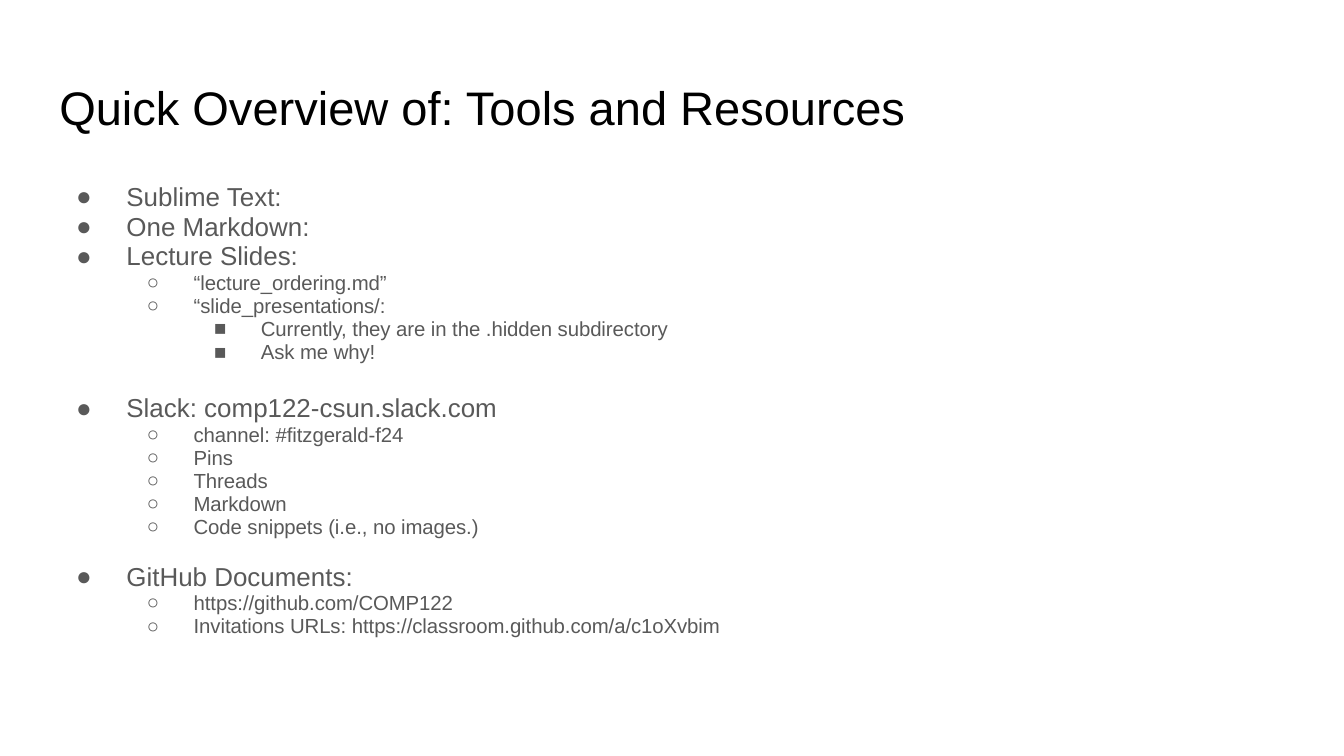
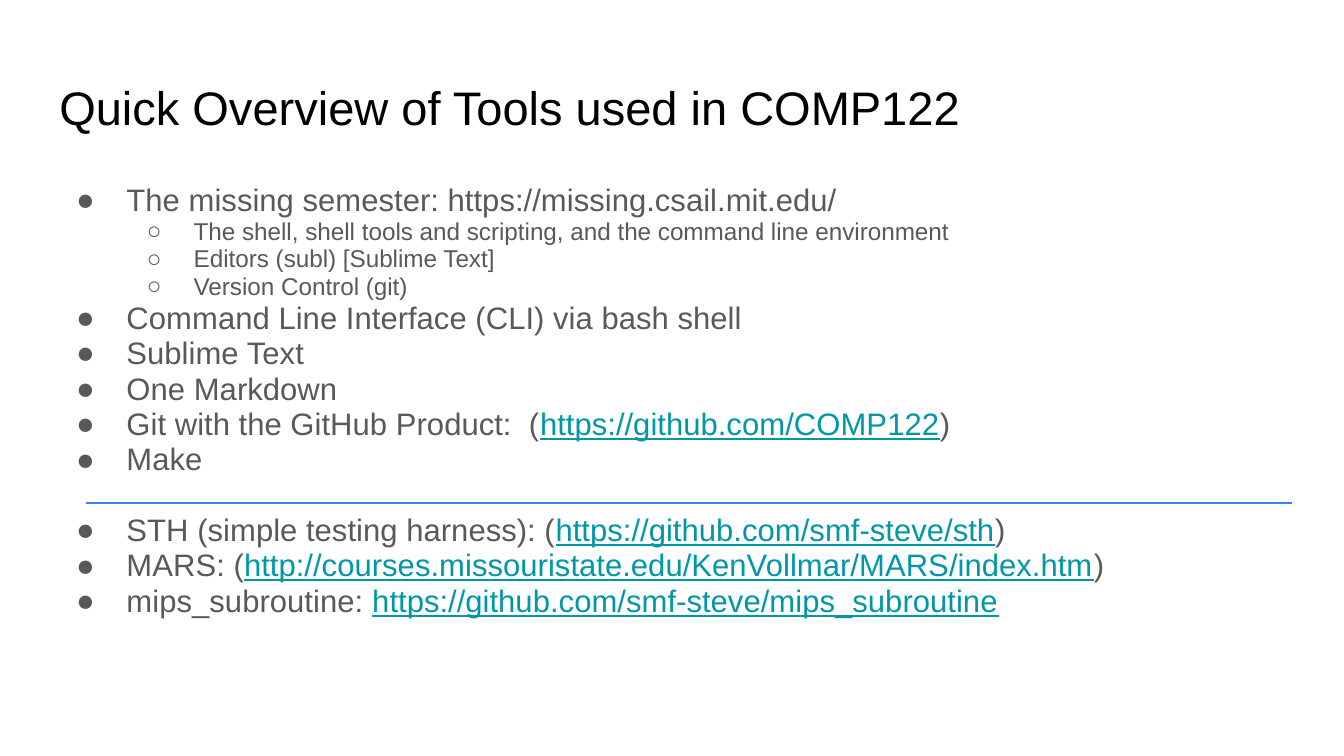
Before and after one commit to COMP122/comp122-f24, a slide deck: slide 6 of administrative/slide_presentations/.hidden/day1_agenda.pptx (slide 4 before the commit). Drawn at 1344x756 pixels with LibreOffice and Linux fonts; fonts in the diff are those of the drawing. Boxes give left, top, right and bottom in pixels: in the first picture for what was removed or moved away, otherwise in the second. Text is boxed around its words. In the diff, an @@ line names an element or a change of style, - is before the commit and + after.

```diff
--- a/administrative/slide_presentations/.hidden/day1_agenda.pptx
+++ b/administrative/slide_presentations/.hidden/day1_agenda.pptx
@@ title at box(59, 91, 959, 134): text changed @@
-Quick Overview of: Tools and Resources
+Quick Overview of Tools used in COMP122
@@ text at box(126, 188, 1105, 618): text changed; size 10.8 to 16.6 pt @@
-● Sublime Text:
-● One Markdown:
-● Lecture Slides:
-  ○ “lecture_ordering.md”
-  ○ “slide_presentations/:
-    ■ Currently, they are in the .hidden subdirectory
-    ■ Ask me why!
-● Slack: comp122-csun.slack.com
-  ○ channel: #fitzgerald-f24
-  ○ Pins
-  ○ Threads
-  ○ Markdown
-  ○ Code snippets (i.e., no images.)
-● GitHub Documents:
-  ○ https://github.com/COMP122
-  ○ Invitations URLs: https://classroom.github.com/a/c1oXvbim
+● The missing semester: https://missing.csail.mit.edu/
+  ○ The shell, shell tools and scripting, and the command line environment
+  ○ Editors (subl) [Sublime Text]
+  ○ Version Control (git)
+● Command Line Interface (CLI) via bash shell
+● Sublime Text
+● One Markdown
+● Git with the GitHub Product: (https://github.com/COMP122)
+● Make
+● STH (simple testing harness): (https://github.com/smf-steve/sth)
+● MARS: (http://courses.missouristate.edu/KenVollmar/MARS/index.htm)
+● mips_subroutine: https://github.com/smf-steve/mips_subroutine
@@ line added from (86, 503) to (1292, 503), #3C81F3 0.75 pt @@
```
Also in this commit, not shown: 3 other slides changed, 2 slides added, 1 slide removed, 6 other files.
